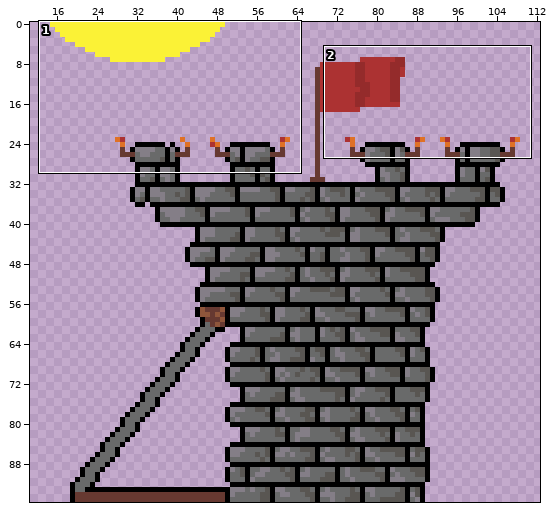
Sprite sheet -- client/assets/sprites/buildings/wall_3.png. Above: a wide view before the commit, with the close-up outlined.
Close-up. First the earlier version:
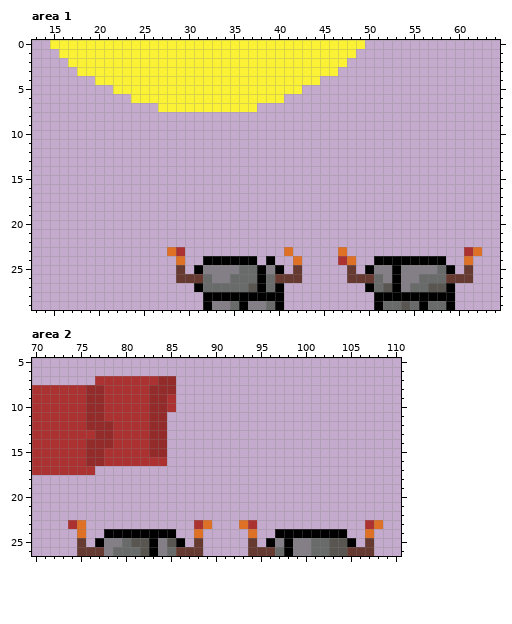
The file is 128x96 pixels. Shown: area 1: x 13..64, y 0..29; area 2: x 70..110, y 5..26. The wide view leaves out empty margins.
The result:
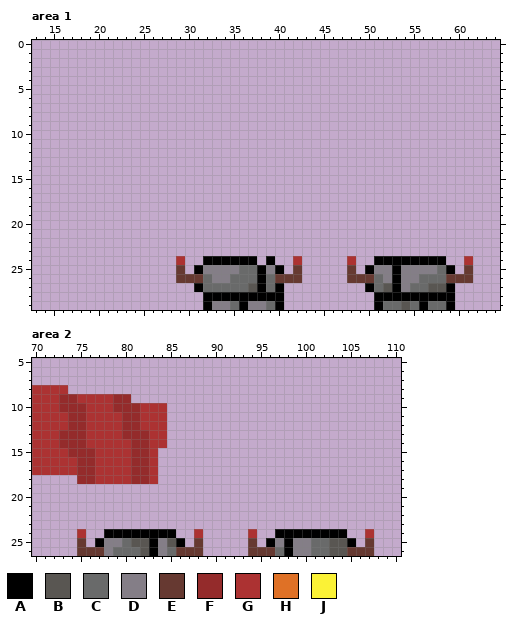
Palette (. is transparent): A #000000  B #595652  C #696a6a  D #847e87  E #663931  F #942b2b  G #ac3232  H #df7126  J #fbf236
Difference:
Area 1:
y 0: x 15..49 JJJJJJJJJJJJJJJJJJJJJJJJJJJJJJJJJJJ -> ...................................
y 1: x 16..48 JJJJJJJJJJJJJJJJJJJJJJJJJJJJJJJJJ -> .................................
y 2: x 17..47 JJJJJJJJJJJJJJJJJJJJJJJJJJJJJJJ -> ...............................
y 3: x 18..46 JJJJJJJJJJJJJJJJJJJJJJJJJJJJJ -> .............................
y 4: x 20..44 JJJJJJJJJJJJJJJJJJJJJJJJJ -> .........................
y 5: x 22..42 JJJJJJJJJJJJJJJJJJJJJ -> .....................
y 6: x 24..40 JJJJJJJJJJJJJJJJJ -> .................
y 7: x 27..37 JJJJJJJJJJJ -> ...........
y 23: x 28..29 HG -> ..; x 41 H -> .; x 47 H -> .; x 61..62 GH -> ..
y 24: x 29 H -> G; x 42 H -> G; x 47..48 GH -> .G; x 61 H -> G
Area 2:
y 7: x 77..85 GGGGGGGFF -> .........
y 8: x 74..85 GGFFGGGGGFFF -> ............
y 9: x 73..74 GG -> FF; x 76..77 FF -> GG; x 79..85 GGGGFFG -> FF.....
y 10: x 73..77 GGGFF -> FFFGG; x 79..81 GGG -> FFF; x 83..85 FFG -> GG.
y 11: x 74..77 GGFF -> FFGG; x 80..81 GG -> FF; x 83..84 FF -> GG
y 12: x 74..78 GGFFF -> FFGGG; x 80..81 GG -> FF; x 83..84 FF -> GG
y 13: x 73..75 GGG -> FFF; x 77..78 FF -> GG; x 80..84 GGGFF -> FFFGG
y 14: x 73..78 GGGFFF -> FFFGGG; x 81..84 GGFF -> FFGG
y 15: x 74..75 GG -> FF; x 77 F -> G; x 81..84 GGFF -> FFG.
y 16: x 75 G -> F; x 77 F -> G; x 81..82 GG -> FF; x 84 G -> .
y 17: x 75..83 GG....... -> FFGGGGFFG
y 18: x 75..83 ......... -> FFGGGGFFG
y 23: x 74..75 GH -> ..; x 88..89 GH -> ..; x 93..94 HG -> ..; x 107..108 GH -> ..
y 24: x 75 H -> G; x 88 H -> G; x 94 H -> G; x 107 H -> G
